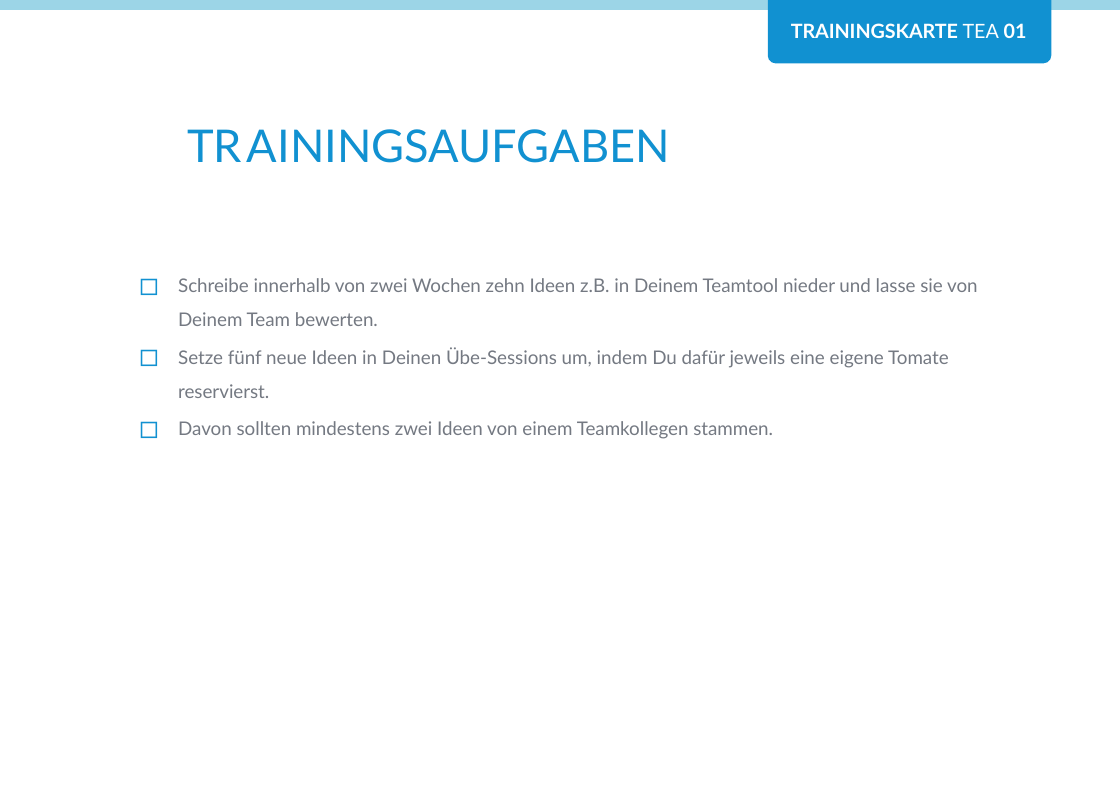
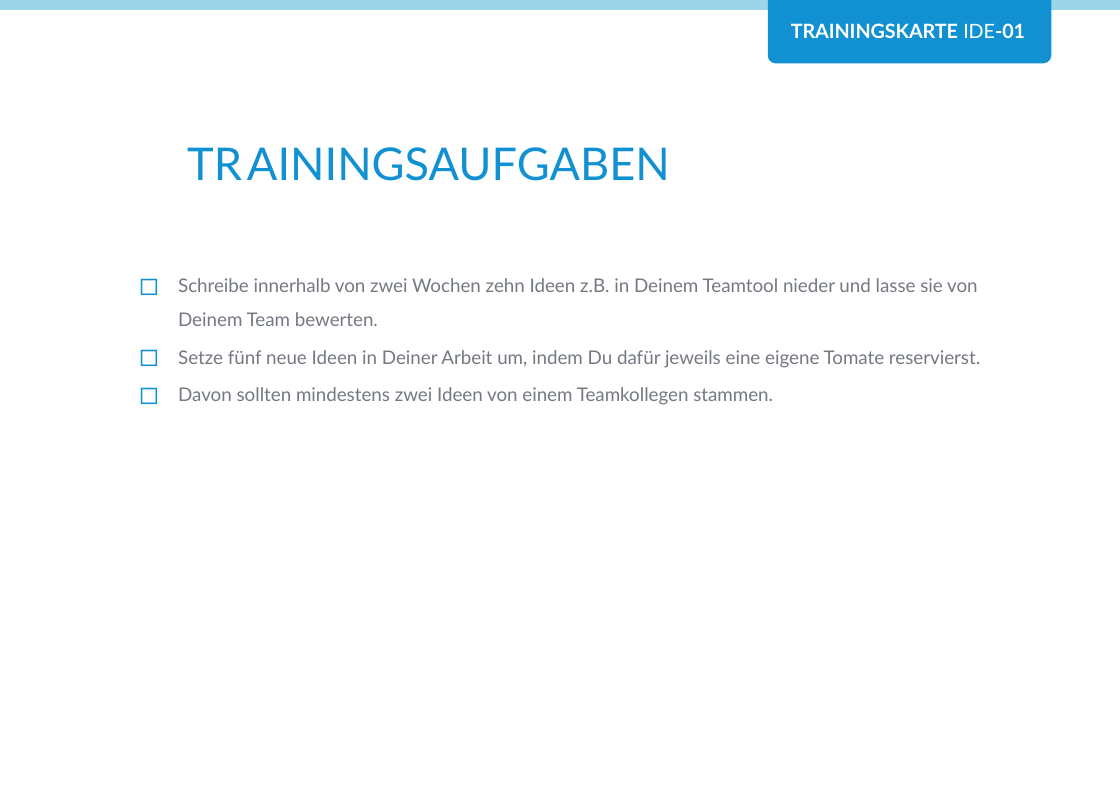
Before and after one commit to Teamtool/training-materials, a slide deck: slide 2 of agile moves/Ideas (IDE)/ger_IDE_01_Verantwortung_beginnt_mit einer_Idee.pptx. Drawn at 1120x789 pixels with LibreOffice and Linux fonts; fonts in the diff are those of the drawing; background and template pictures are left out. Boxes give left, top, right and bottom in pixels: in the first picture for what was removed or moved away, otherwise in the second. Text is boxed around its words. In the diff, an @@ line names an element or a change of style, - is before the commit and + after.

```diff
--- a/agile moves/Ideas (IDE)/ger_IDE_01_Verantwortung_beginnt_mit einer_Idee.pptx
+++ b/agile moves/Ideas (IDE)/ger_IDE_01_Verantwortung_beginnt_mit einer_Idee.pptx
@@ text at (x1=791, y1=23, x2=1025, y2=38): text changed @@
-TRAININGSKARTE TEA 01
+TRAININGSKARTE IDE-01
@@ text "TR AININGSAUFGABEN" moved from (x1=187, y1=129, x2=670, y2=163) to (x1=187, y1=147, x2=670, y2=181) @@
@@ text at (x1=178, y1=350, x2=980, y2=368): text changed @@
-◻ Setze fünf neue Ideen in Deinen Übe-Sessions um, indem Du dafür jeweils eine eigene Tomate reservierst.
+◻ Setze fünf neue Ideen in Deiner Arbeit um, indem Du dafür jeweils eine eigene Tomate reservierst.
```
Also in this commit, not shown: 1 other slide changed, 1 other file.
